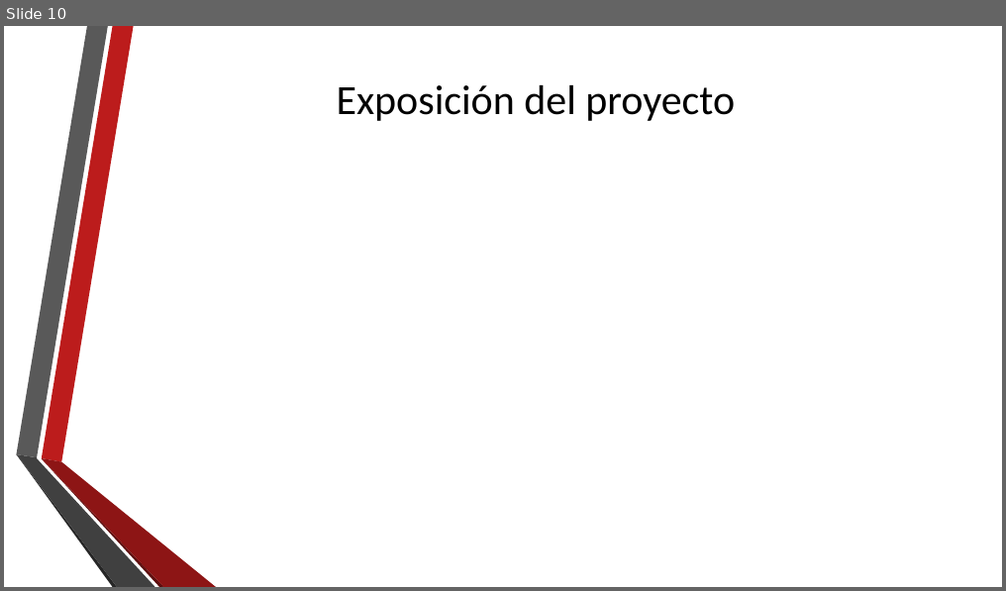
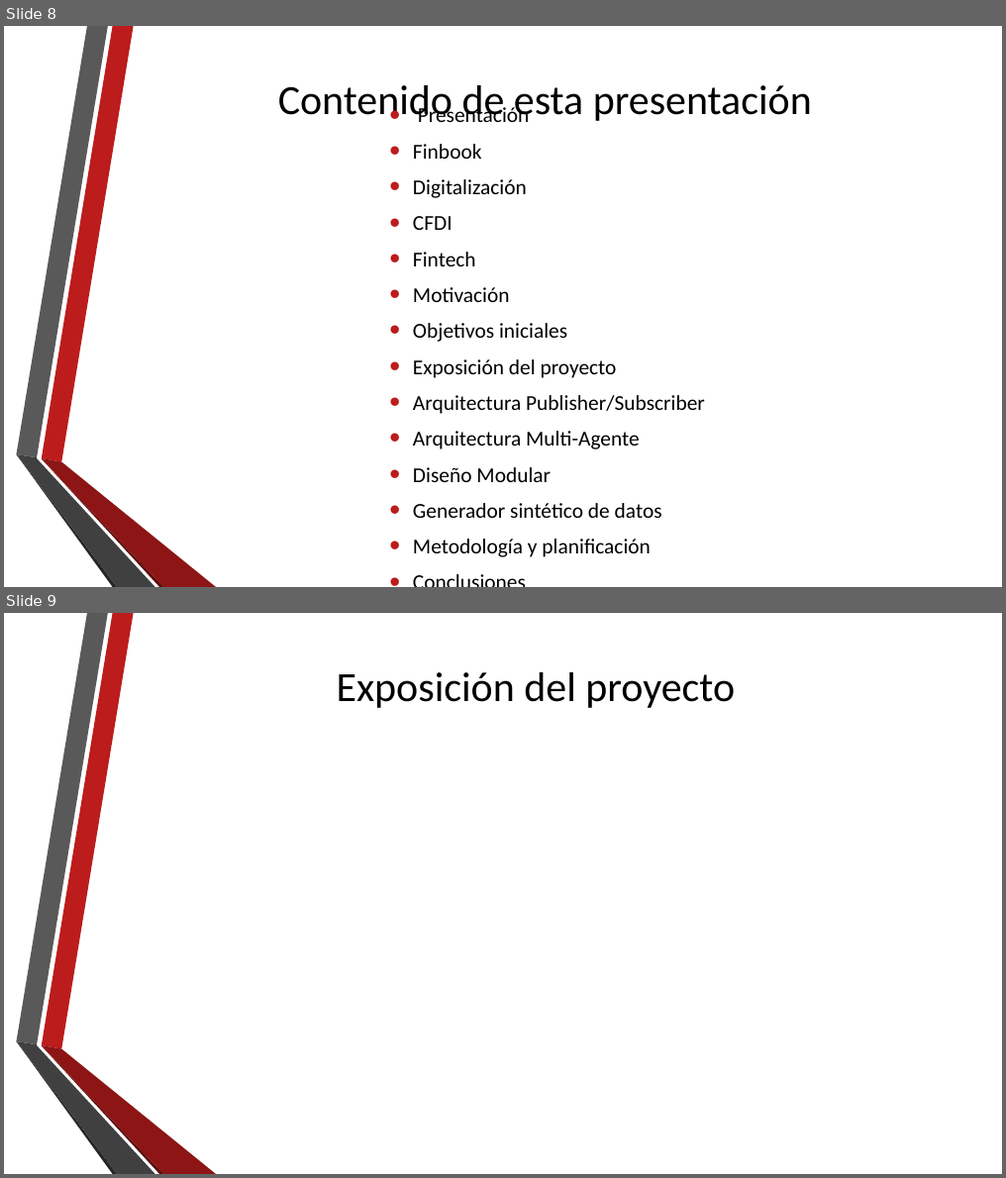
Before and after one commit to jaur001/Simulator, a slide deck: Presentacion TFG.pptx. Shown one above the other, each under a label of ours: slide 10 before the commit, slides 8 and 9 after it. The pictures are 1006x591 and 1006x1178 pixels, drawn with LibreOffice and Linux fonts; fonts in the diff are those of the drawing; background and template pictures are left out. Boxes give left, top, right and bottom in pixels: in the first picture for what was removed or moved away, otherwise in the second. Text is boxed around its words. In the diff, an @@ line names an element or a change of style, - is before the commit and + after.

```diff
--- a/Presentacion TFG.pptx
+++ b/Presentacion TFG.pptx
@@ slide 8 added at (4,26,1002,587), background picture (left out); not listed: 6 template elements that a slide beside it also shows @@
@@ title added at (278,85,812,122), 40 pt, text #000000 @@
+Contenido de esta presentación
@@ text added at (413,144,705,558), 20.4 pt, text #000000 @@
+• Presentación
+• Finbook
+• Digitalización
+• CFDI
+• Fintech
+• Motivación
+• Objetivos iniciales
+• Exposición del proyecto
+• Arquitectura Publisher/Subscriber
+• Arquitectura Multi-Agente
+• Diseño Modular
+• Generador sintético de datos
+• Metodología y planificación
+• Conclusiones
@@ what was slide 10 is now slide 9 @@
```
Also in this commit, not shown: 8 slides changed, 6 other slides added, 8 slides removed.
